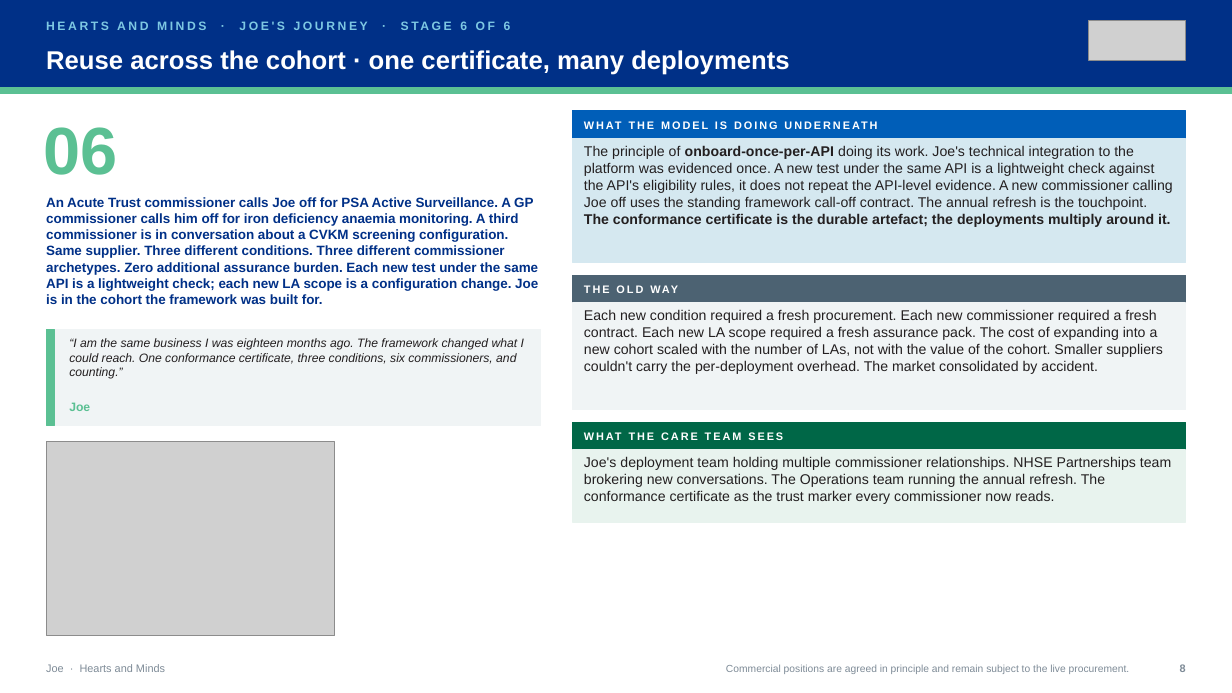
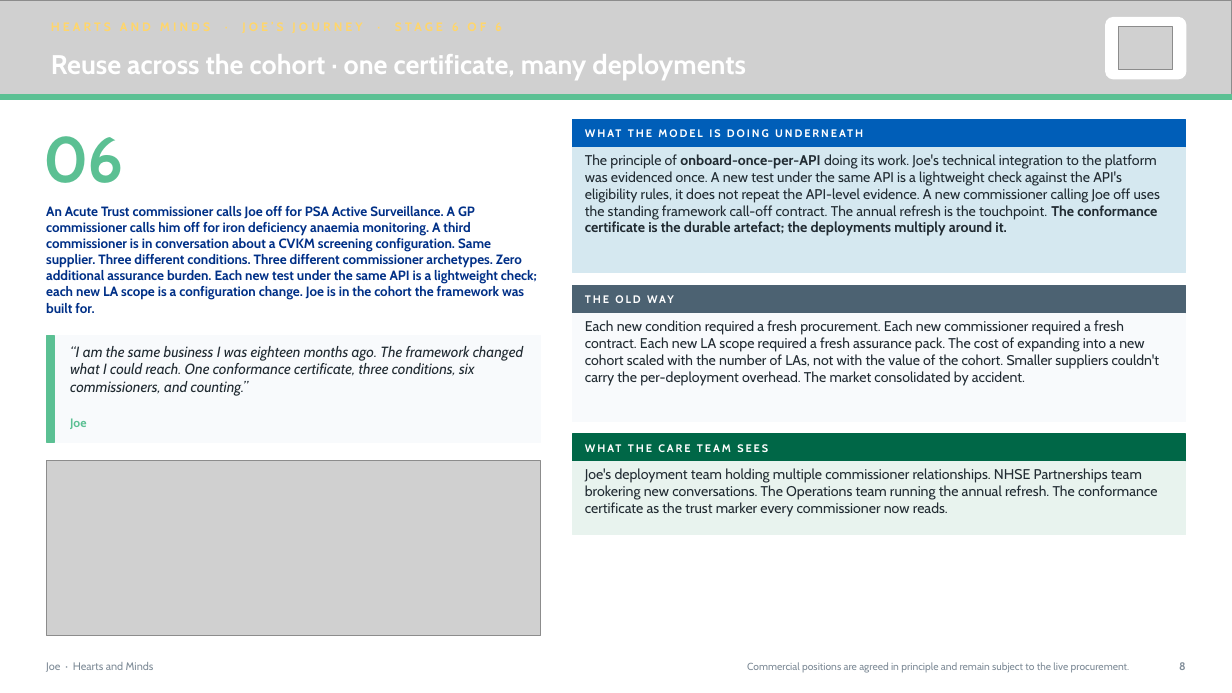
Before and after one commit to ScottEason1967/dtx-ecosystem, a slide deck: slide 8 of hearts-and-minds/journey-decks/hm-journey-joe-v1.pptx. Drawn at 1232x693 pixels with LibreOffice and Linux fonts; fonts in the diff are those of the drawing; grey boxes stand for pictures. Boxes give left, top, right and bottom in pixels: in the first picture for what was removed or moved away, otherwise in the second. Text is boxed around its words. In the diff, an @@ line names an element or a change of style, - is before the commit and + after.

```diff
--- a/hearts-and-minds/journey-decks/hm-journey-joe-v1.pptx
+++ b/hearts-and-minds/journey-decks/hm-journey-joe-v1.pptx
@@ rectangle removed at (x1=0, y1=0, x2=1232, y2=88) @@
@@ picture added at (x1=0, y1=0, x2=1232, y2=94) @@
@@ text removed at (x1=46, y1=21, x2=511, y2=30) @@
-HEARTS AND MINDS · JOE'S JOURNEY · STAGE 6 OF 6
@@ rounded rectangle added at (x1=1106, y1=18, x2=1187, y2=79), fill #FFFFFF, outline #FFFFFF 1 pt @@
@@ picture resized from (x1=1089, y1=20, x2=1186, y2=60) to (x1=1119, y1=27, x2=1174, y2=69) @@
@@ text "Reuse across the cohort · ..." at (x1=51, y1=54, x2=746, y2=80): size 20 to 21 pt, font Arial to Cabin @@
@@ rectangle moved from (x1=0, y1=88, x2=1232, y2=93) to (x1=0, y1=94, x2=1232, y2=100) @@
@@ text "06" at (x1=43, y1=136, x2=123, y2=183): size 52 to 50 pt, font Arial to Cabin, letter spacing 0 to -1 pt @@
@@ text "An Acute Trust commissioner calls ..." moved from (x1=46, y1=197, x2=538, y2=304) to (x1=46, y1=206, x2=537, y2=313) @@
@@ 7 texts, 6 rectangles moved together from (x1=43, y1=111, x2=1186, y2=522) to (x1=43, y1=119, x2=1186, y2=535) @@
@@ rectangle at (x1=573, y1=313, x2=1186, y2=421): fill #F0F4F5 to #F8FAFC; outline #F0F4F5 1 pt to #F8FAFC 1 pt @@
@@ rectangle resized from (x1=46, y1=330, x2=55, y2=425) to (x1=46, y1=335, x2=55, y2=442) @@
@@ rectangle at (x1=46, y1=335, x2=541, y2=442): fill #F0F4F5 to #F8FAFC; outline #F0F4F5 1 pt to #F8FAFC 1 pt @@
@@ rectangle resized from (x1=46, y1=330, x2=541, y2=425) to (x1=46, y1=335, x2=541, y2=442) @@
@@ text "“I am the same business ..." moved from (x1=69, y1=338, x2=524, y2=379) to (x1=70, y1=346, x2=523, y2=396) @@
@@ text "“I am the same business ..." at (x1=70, y1=346, x2=523, y2=396): size 9.5 to 11.5 pt, font Arial to Cabin, text colour #231F20 to #212B32 @@
@@ text "Joe" moved from (x1=69, y1=402, x2=90, y2=411) to (x1=70, y1=418, x2=86, y2=429) @@
@@ picture resized from (x1=46, y1=442, x2=335, y2=636) to (x1=46, y1=461, x2=541, y2=637) @@
@@ font Arial to Cabin, text colour #231F20 to #212B32 in 3 elements at (x1=585, y1=154, x2=1160, y2=236), (x1=585, y1=320, x2=1160, y2=385), (x1=585, y1=468, x2=1157, y2=517) @@
@@ font Arial to Cabin in 8 elements at (x1=46, y1=206, x2=537, y2=313), (x1=585, y1=119, x2=1174, y2=147), (x1=647, y1=295, x2=674, y2=303), (x1=585, y1=434, x2=1174, y2=462), (x1=1179, y1=662, x2=1186, y2=670), (x1=70, y1=418, x2=86, y2=429), (x1=747, y1=662, x2=1130, y2=672), (x1=46, y1=662, x2=154, y2=672) @@
@@ text "Commercial positions are agreed in ..." moved from (x1=726, y1=664, x2=1130, y2=674) to (x1=747, y1=662, x2=1130, y2=672) @@
```
Also in this commit, not shown: 8 other slides changed, 57 other files.
